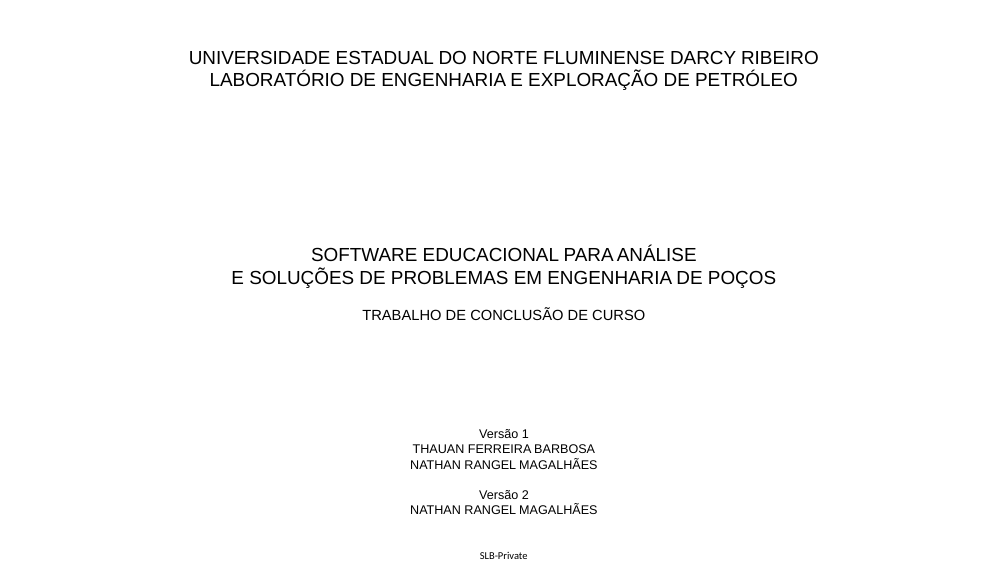
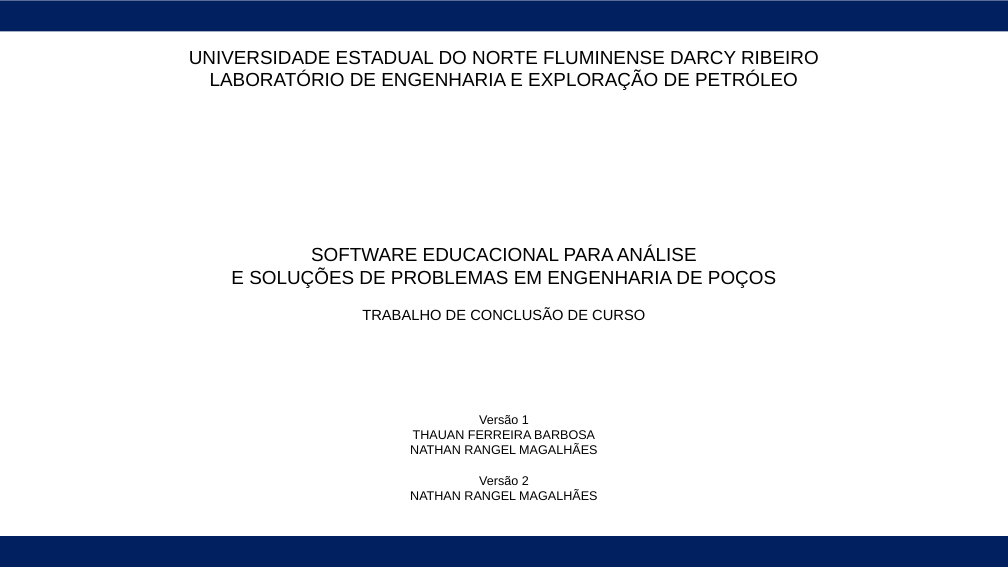
Before and after one commit to ldsc/ProjetoEngenharia-SoftwareEducacionalParaAnaliseESolucaoDeProblemasEmEngenhariaDePoco, a slide deck: slide 1 of doc-v2/ManualDoDesenvolvedor/Apresentação/Apresentação_Nathan_TCC1.pptx. Drawn at 1008x567 pixels with LibreOffice and Linux fonts; fonts in the diff are those of the drawing. Boxes give left, top, right and bottom in pixels: in the first picture for what was removed or moved away, otherwise in the second. Text is boxed around its words. In the diff, an @@ line names an element or a change of style, - is before the commit and + after.

```diff
--- a/doc-v2/ManualDoDesenvolvedor/Apresentação/Apresentação_Nathan_TCC1.pptx
+++ b/doc-v2/ManualDoDesenvolvedor/Apresentação/Apresentação_Nathan_TCC1.pptx
@@ rectangle added at <box>0,1,1008,32</box>, fill #002060 @@
@@ text "Versão 1": place and size @@
-text "Versão 1" at <box>410,429,597,514</box>
+text "Versão 1" at <box>410,415,597,500</box>
@@ rectangle added at <box>0,536,1008,567</box>, fill #002060 @@
@@ text removed at <box>480,552,528,559</box> @@
-SLB-Private
```
Also in this commit, not shown: 3 other slides changed, 13 slides added, 33 other files.
